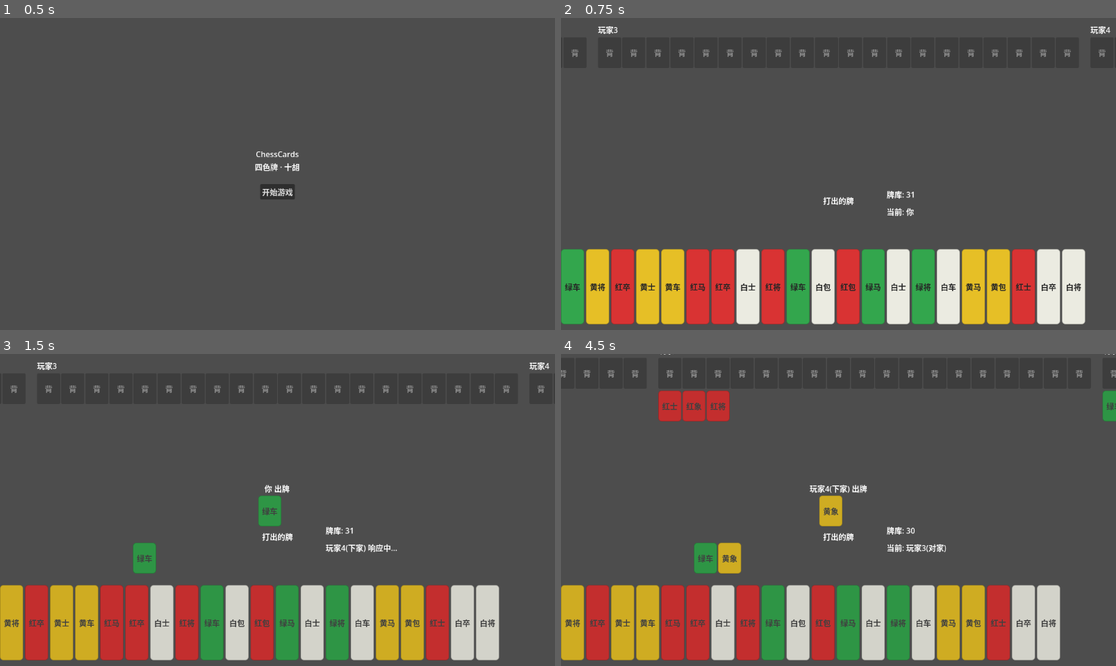
Above: before the commit, frames 1-4 (two rows, left to right).
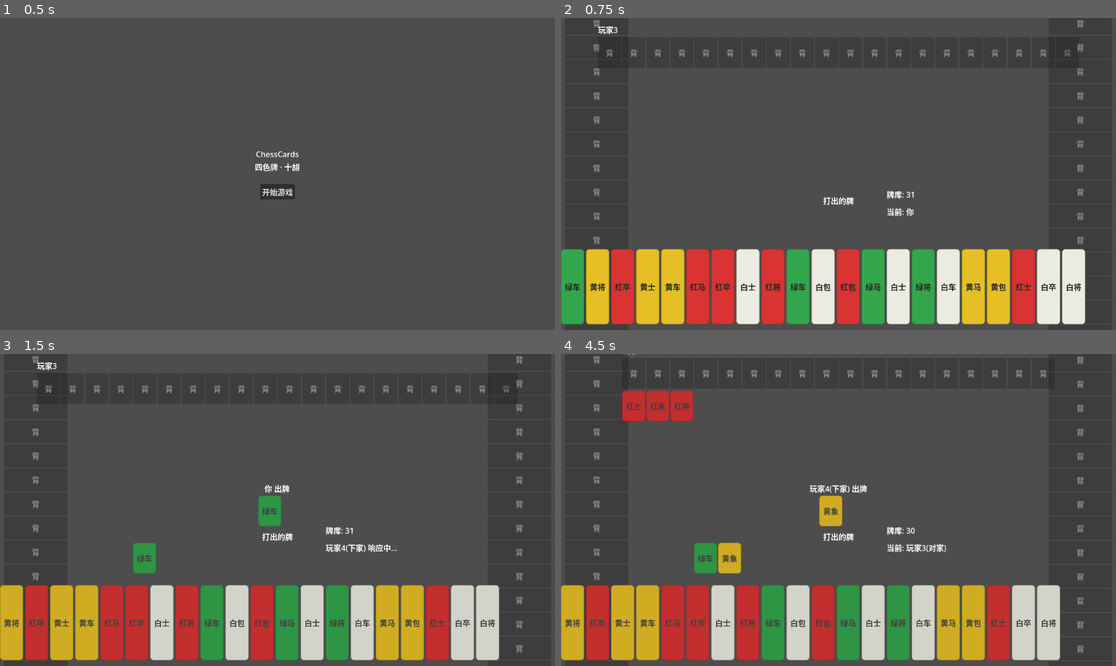
Above: after the commit, the same moments.

Repository: BobbysZhang/chess-cards
Game: Godot game, scene res://res/scenes/lobby/lobby.tscn
Same seed, same stepped clock (60 frames per second), same inputs: the game is played once before the commit and once after it.
Inputs:
- Up to frame 1 (0.5 s): no input
- Up to frame 2 (0.75 s): click "开始游戏" at 0.5 s
- Up to frame 3 (1.5 s): click "绿车" at 1.25 s
- Up to frame 4 (4.5 s): click "过" at 2.75 s; tap Enter at 3.5 s; tap Space at 4.25 s

Frame 1 is identical in both runs. In frame 2, 0.4% of the frame differs, in the area x 1-99%, y 0-73%; in frame 3, 0.5%; in frame 4, 2.7%, in the area x 0-100%, y 0-96%.

Commit message:
ui: 麻将桌布局，上家左/下家右，左右两家手牌竖排且牌面旋转 90°
Made-with: Cursor

Diff:
--- a/res/scenes/game/table.tscn
+++ b/res/scenes/game/table.tscn
@@ -122,38 +122,54 @@
 theme_override_constants/separation = 2
 size_flags_horizontal = 3
 
-[node name="OtherPlayers" type="HBoxContainer" parent="TableUI"]
-layout_mode = 1
-anchors_preset = 10
+[node name="OtherPlayers" type="Control" parent="TableUI"]
+layout_mode = 1
+anchors_preset = 15
+anchor_right = 1.0
+anchor_bottom = 1.0
+grow_horizontal = 2
+grow_vertical = 2
+
+[node name="Seat1" type="VBoxContainer" parent="TableUI/OtherPlayers"]
+layout_mode = 1
+anchors_preset = 3
+anchor_left = 0.0
 anchor_top = 0.0
+anchor_right = 0.0
+anchor_bottom = 1.0
+offset_left = 8.0
+offset_top = 80.0
+offset_right = 140.0
+offset_bottom = -80.0
+grow_horizontal = 0
+grow_vertical = 2
+theme_override_constants/separation = 4
+
+[node name="Name" type="Label" parent="TableUI/OtherPlayers/Seat1"]
+layout_mode = 2
+text = "玩家2"
+
+[node name="Hand" type="VBoxContainer" parent="TableUI/OtherPlayers/Seat1"]
+layout_mode = 2
+theme_override_constants/separation = 2
+
+[node name="Melds" type="VBoxContainer" parent="TableUI/OtherPlayers/Seat1"]
+layout_mode = 2
+theme_override_constants/separation = 2
+
+[node name="Seat2" type="VBoxContainer" parent="TableUI/OtherPlayers"]
+layout_mode = 1
+anchors_preset = 5
+anchor_left = 0.0
+anchor_top = 0.0
 anchor_right = 1.0
 anchor_bottom = 0.0
+offset_left = 200.0
 offset_top = 12.0
+offset_right = -200.0
 offset_bottom = 140.0
 grow_horizontal = 2
 grow_vertical = 0
-theme_override_constants/separation = 24
-
-[node name="Seat1" type="VBoxContainer" parent="TableUI/OtherPlayers"]
-layout_mode = 2
-size_flags_horizontal = 3
-theme_override_constants/separation = 4
-
-[node name="Name" type="Label" parent="TableUI/OtherPlayers/Seat1"]
-layout_mode = 2
-text = "玩家2"
-
-[node name="Hand" type="HBoxContainer" parent="TableUI/OtherPlayers/Seat1"]
-layout_mode = 2
-theme_override_constants/separation = 2
-
-[node name="Melds" type="HBoxContainer" parent="TableUI/OtherPlayers/Seat1"]
-layout_mode = 2
-theme_override_constants/separation = 2
-
-[node name="Seat2" type="VBoxContainer" parent="TableUI/OtherPlayers"]
-layout_mode = 2
-size_flags_horizontal = 3
 theme_override_constants/separation = 4
 
 [node name="Name" type="Label" parent="TableUI/OtherPlayers/Seat2"]
@@ -169,19 +185,29 @@
 theme_override_constants/separation = 2
 
 [node name="Seat3" type="VBoxContainer" parent="TableUI/OtherPlayers"]
-layout_mode = 2
-size_flags_horizontal = 3
+layout_mode = 1
+anchors_preset = 4
+anchor_left = 1.0
+anchor_top = 0.0
+anchor_right = 1.0
+anchor_bottom = 1.0
+offset_left = -140.0
+offset_top = 80.0
+offset_right = -8.0
+offset_bottom = -80.0
+grow_horizontal = 1
+grow_vertical = 2
 theme_override_constants/separation = 4
 
 [node name="Name" type="Label" parent="TableUI/OtherPlayers/Seat3"]
 layout_mode = 2
 text = "玩家4"
 
-[node name="Hand" type="HBoxContainer" parent="TableUI/OtherPlayers/Seat3"]
-layout_mode = 2
-theme_override_constants/separation = 2
-
-[node name="Melds" type="HBoxContainer" parent="TableUI/OtherPlayers/Seat3"]
+[node name="Hand" type="VBoxContainer" parent="TableUI/OtherPlayers/Seat3"]
+layout_mode = 2
+theme_override_constants/separation = 2
+
+[node name="Melds" type="VBoxContainer" parent="TableUI/OtherPlayers/Seat3"]
 layout_mode = 2
 theme_override_constants/separation = 2
 
--- a/res/scripts/card.gd
+++ b/res/scripts/card.gd
@@ -1,10 +1,21 @@
-# Card — 单张牌展示，支持 set_card(data) 与点击出牌
+# Card — 单张牌展示，支持 set_card(data) 与点击出牌；左右两家可竖摆并旋转牌面
 extends Button
 
 const GameRules = preload("res://res/scripts/autoload/game_rules.gd")
 
 var _card_data: Dictionary = {}
 var face_down: bool = false
+
+## 竖摆时旋转角度：0=不旋转，-90=左侧上家，90=右侧下家
+func set_vertical_rotation(degrees: float) -> void:
+	if is_equal_approx(degrees, 0.0):
+		custom_minimum_size = Vector2(48, 64)
+		pivot_offset = Vector2.ZERO
+		rotation_degrees = 0.0
+	else:
+		custom_minimum_size = Vector2(64, 48)
+		pivot_offset = Vector2(32, 24)
+		rotation_degrees = degrees
 
 func set_card(data: Dictionary) -> void:
 	_card_data = data
--- a/res/scripts/table.gd
+++ b/res/scripts/table.gd
@@ -9,12 +9,13 @@
 @onready var last_discard_from_label: Label = $TableUI/Center/LastDiscardFromLabel
 @onready var last_discard_container: Control = $TableUI/Center/LastDiscard
 @onready var discard_pile_container: HBoxContainer = $TableUI/Center/DiscardPileScroll/DiscardPile
-@onready var other_seat_hand: Array[HBoxContainer] = [
+## 他家手牌/副露：Seat1(上家左)、Seat2(对家)、Seat3(下家右)；左右两家为 VBox 竖排，对家为 HBox 横排
+@onready var other_seat_hand: Array[BoxContainer] = [
 	$TableUI/OtherPlayers/Seat1/Hand,
 	$TableUI/OtherPlayers/Seat2/Hand,
 	$TableUI/OtherPlayers/Seat3/Hand
 ]
-@onready var other_seat_melds: Array[HBoxContainer] = [
+@onready var other_seat_melds: Array[BoxContainer] = [
 	$TableUI/OtherPlayers/Seat1/Melds,
 	$TableUI/OtherPlayers/Seat2/Melds,
 	$TableUI/OtherPlayers/Seat3/Melds
@@ -48,6 +49,14 @@
 	if seat == GameRules.next_seat(HUMAN_SEAT):
 		return "玩家%d(下家)" % n
 	return "玩家%d(对家)" % n
+
+## 他家座位牌面旋转：上家(左)-90°，下家(右)90°，对家不旋转
+func _other_seat_rotation_degrees(seat: int) -> float:
+	if seat == GameRules.previous_seat(HUMAN_SEAT):
+		return -90.0
+	if seat == GameRules.next_seat(HUMAN_SEAT):
+		return 90.0
+	return 0.0
 
 ## 日志：某玩家出牌
 func _log_discard(seat: int, card: Dictionary) -> void:
@@ -192,8 +201,8 @@
 
 func _refresh_other_players() -> void:
 	for seat in range(1, 4):
-		var hand_container: HBoxContainer = other_seat_hand[seat - 1]
-		var melds_container: HBoxContainer = other_seat_melds[seat - 1]
+		var hand_container: BoxContainer = other_seat_hand[seat - 1]
+		var melds_container: BoxContainer = other_seat_melds[seat - 1]
 		if not hand_container or not melds_container:
 			continue
 		for c in hand_container.get_children():
@@ -201,11 +210,14 @@
 		for c in melds_container.get_children():
 			c.queue_free()
 		var hand: Array = GameState.hands[seat]
+		var rot: float = _other_seat_rotation_degrees(seat)
 		for _i in range(hand.size()):
 			var card_node: Button = card_scene.instantiate() as Button
 			hand_container.add_child(card_node)
 			card_node.set_face_down(true)
 			card_node.disabled = true
+			if card_node.has_method("set_vertical_rotation") and not is_equal_approx(rot, 0.0):
+				card_node.set_vertical_rotation(rot)
 		for meld in GameState.melds[seat]:
 			var tiles: Array = meld.get("tiles", [])
 			for tile in tiles:
@@ -213,6 +225,8 @@
 				melds_container.add_child(card_node)
 				if card_node.has_method("set_card"):
 					card_node.set_card(tile)
+				if card_node.has_method("set_vertical_rotation") and not is_equal_approx(rot, 0.0):
+					card_node.set_vertical_rotation(rot)
 				if card_node is Button:
 					card_node.disabled = true
 
Not shown, changed: docs/DESIGN_PLAN.md
